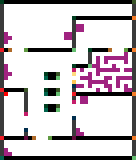
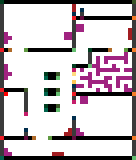
Revision of a layered 136 x 160 image; what changed, layer by layer:
painted on "Layer 5" over [52, 4, 132, 156]
